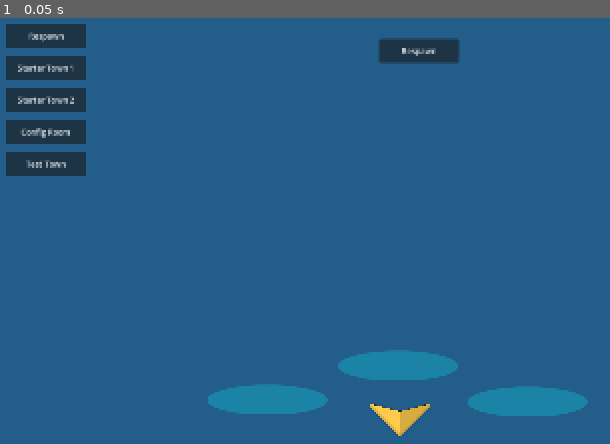
Above: before the commit, frame 1.
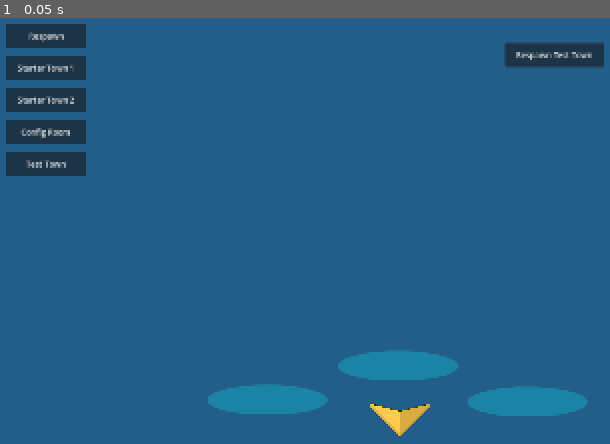
Above: after the commit, the same moment.

Repository: uplord/game-uplord
Game: Godot game, scene res://Stages/TestTown/Scenes/Scene1.tscn
Two runs of this game, one before a commit and one after it. Both use one fixed random seed, a clock stepped at 60 frames per second and the inputs below. This scene is started directly instead of the project's main scene.
Inputs:
- Up to frame 1 (0.05 s): no input

The runs differ from the first frame. In frame 1, 1.8% of the frame differs, in the area x 61-100%, y 4-12%.
Error in both runs: Invalid call. Nonexistent function 'setup' in base 'Nil'. (res://Utilities/Game/GameManager/GameManager.gd:9)

Commit message:
feat: stage instances

Diff:
--- a/Entities/Player/Player.gd
+++ b/Entities/Player/Player.gd
@@ -33,6 +33,9 @@
 
 
 func _physics_process(_delta):
+	if not ServerManager.is_ready():
+		return
+
 	if not movement_enabled:
 		velocity = Vector2.ZERO
 		return
@@ -52,6 +55,7 @@
 			"direction": body.scale.x,
 			"stage": SceneManager.current_stage,
 			"scene": SceneManager.current_scene,
+			"instance": SceneManager.current_instance,
 		})
 	else:
 		velocity = Vector2.ZERO
--- a/Stages/BaseStage.gd
+++ b/Stages/BaseStage.gd
@@ -7,7 +7,7 @@
 @export var player_scale := 1.0
 @export var allow_player_movement := true
 @export var player_max := 2
-@export var hide_remove_players := false
+@export var hide_remote_players := false
 
 
 func set_player(p: Player) -> void:
--- a/Stages/ConfigRoom/Scenes/Scene1.tscn
+++ b/Stages/ConfigRoom/Scenes/Scene1.tscn
@@ -9,6 +9,7 @@
 script = ExtResource("1_wwv42")
 player_scale = 1.6
 allow_player_movement = false
+hide_remote_players = true
 
 [node name="Background" type="Sprite2D" parent="." unique_id=333577954]
 texture = ExtResource("2_epy44")
--- a/Stages/TestTown/Scenes/Scene1.tscn
+++ b/Stages/TestTown/Scenes/Scene1.tscn
@@ -4,13 +4,7 @@
 [ext_resource type="Texture2D" uid="uid://coqsknhmn6mhb" path="res://Stages/TestTown/Art/scene-1.png" id="1_o1isr"]
 [ext_resource type="PackedScene" uid="uid://wpsjxeghnhop" path="res://Entities/Teleports/SpawnPoint/SpawnPoint.tscn" id="2_npn0u"]
 [ext_resource type="PackedScene" uid="uid://cqwg4n44fyn5t" path="res://Entities/Teleports/Teleport/Teleport.tscn" id="3_jus1r"]
-
-[sub_resource type="GDScript" id="GDScript_o1isr"]
-script/source = "extends Button
-
-func _pressed():
-	SceneManager.respawn_player()
-"
+[ext_resource type="Script" uid="uid://dtvs8c0g73ekt" path="res://Entities/Teleports/Button/Button.gd" id="5_npn0u"]
 
 [node name="Scene1" type="Node2D" unique_id=321670176]
 script = ExtResource("1_npn0u")
@@ -40,11 +34,15 @@
 [node name="SpawnPoint3" parent="SpawnPoints" unique_id=1757801471 instance=ExtResource("2_npn0u")]
 position = Vector2(1059, 772)
 
-[node name="Button2" type="Button" parent="." unique_id=396676937]
-custom_minimum_size = Vector2(160, 48)
-offset_left = 762.0
-offset_top = 46.0
-offset_right = 922.0
-offset_bottom = 94.0
-text = "Respawn"
-script = SubResource("GDScript_o1isr")
+[node name="Teleport4" type="Button" parent="." unique_id=680092631]
+z_index = 900
+custom_minimum_size = Vector2(120, 48)
+offset_left = 1014.0
+offset_top = 54.0
+offset_right = 1212.0
+offset_bottom = 102.0
+text = "Respawn Test Town"
+script = ExtResource("5_npn0u")
+target_stage = "TestTown"
+target_scene = "Scene1"
+target_teleport = ""
--- a/Utilities/Game/ServerManager/ServerManager.gd
+++ b/Utilities/Game/ServerManager/ServerManager.gd
@@ -23,6 +23,12 @@
 # format:
 # {
 #   "stage::scene": { client_id: spawn_index }
+# }
+
+const MAX_PLAYERS_PER_INSTANCE := 2
+var instance_population := {}
+# {
+#   "stage::instance": [client_ids]
 # }
 
 var spawn_points_cache: Dictionary = {}
@@ -156,12 +162,37 @@
 # ==================================================
 # INSTANCE HELPERS
 # ==================================================
-func _get_instance_key(stage: String, scene: String) -> String:
-	return stage + "::" + scene
+func _get_instance_key(stage: String, instance: int) -> String:
+	return "%s::%d" % [stage, instance]
+
+func find_available_instance(stage: String) -> int:
+	var instance := 1
+
+	while true:
+		var key = _get_instance_key(stage, instance)
+
+		if not instance_population.has(key):
+			instance_population[key] = []
+			return instance
+
+		if instance_population[key].size() < MAX_PLAYERS_PER_INSTANCE:
+			return instance
+
+		instance += 1
+
+	return 1
+
+func _remove_from_instance(client_id: int):
+	for key in instance_population.keys():
+		if instance_population[key].has(client_id):
+			instance_population[key].erase(client_id)
+
+			if instance_population[key].is_empty():
+				instance_population.erase(key)
 
 
 func get_spawn_points(stage: String, scene: String) -> Array:
-	var key = _get_instance_key(stage, scene)
+	var key = "%s::%s" % [stage, scene] # cache should NOT use instance
 
 	if not spawn_points_cache.has(key):
 		spawn_points_cache[key] = SceneManager.get_spawn_points_for_room(stage, scene)
@@ -177,12 +208,14 @@
 			if used_spawn_ids[key].is_empty():
 				used_spawn_ids.erase(key)
 
+func is_new_stage(client_id: int, stage: String) -> bool:
+	return not remote_players.has(client_id) or remote_players[client_id]["stage"] != stage
 
 # ==================================================
 # SPAWN SYSTEM
 # ==================================================
-func get_spawn_position(client_id: int, stage: String, scene: String) -> Vector2:
-	var key = _get_instance_key(stage, scene)
+func get_spawn_position(client_id: int, stage: String, scene: String, instance: int) -> Vector2:
+	var key = _get_instance_key(stage, instance)
 
 	if not used_spawn_ids.has(key):
 		used_spawn_ids[key] = {}
@@ -236,22 +269,36 @@
 
 		"c_spawn_player":
 			_free_spawn(client_id)
+			_remove_from_instance(client_id)
 
 			var stage = SceneManager.current_stage
 			var scene = SceneManager.current_scene
 
-			var spawn_position = get_spawn_position(client_id, stage, scene)
+			# ALWAYS assign instance based on STAGE ONLY
+			var instance = find_available_instance(stage)
+			var key = _get_instance_key(stage, instance)
+
+			if not instance_population.has(key):
+				instance_population[key] = []
+
+			instance_population[key].append(client_id)
+
+			print("STAGE: ", stage, "-", instance, " : SCENE: ", scene)
+
+			var spawn_position = get_spawn_position(client_id, stage, scene, instance)
 
 			remote_players[client_id] = {
 				"position": spawn_position,
 				"direction": SceneManager.player.get_direction(),
 				"stage": stage,
 				"scene": scene,
+				"instance": instance,
 			}
 
 			send_to_client(client_id, {
 				"type": "s_spawn_player",
 				"spawn_position": spawn_position,
+				"instance": instance,
 			})
 
 
@@ -262,8 +309,9 @@
 			var data_ref = remote_players[client_id]
 			var stage = data_ref.stage
 			var scene = data_ref.scene
-
-			var key = _get_instance_key(stage, scene)
+			var instance = data_ref.instance
+
+			var key = _get_instance_key(stage, instance)
 
 			if not used_spawn_ids.has(key):
 				return
@@ -282,7 +330,26 @@
 			var target_stage = data.stage if data.stage != "" else SceneManager.current_stage
 			var target_scene = data.scene if data.scene != "" else SceneManager.current_scene
 
+			var is_stage_change = remote_players.has(client_id) and remote_players[client_id]["stage"] != target_stage
+
 			_free_spawn(client_id)
+			_remove_from_instance(client_id)
+
+			# 🔥 NEW RULE: stage change = new instance
+			var instance: int
+
+			if is_new_stage(client_id, target_stage):
+				instance = find_available_instance(target_stage)
+			else:
+				instance = remote_players[client_id]["instance"]
+
+			var key = _get_instance_key(target_stage, instance)
+			if not instance_population.has(key):
+				instance_population[key] = []
+
+			instance_population[key].append(client_id)
+
+			print("STAGE: ", target_stage, "-", instance, " : SCENE: ", target_scene)
 
 			var position = SceneManager.resolve_teleport_position(
 				target_stage,
@@ -291,13 +358,14 @@
 			)
 
 			if position == Vector2.ZERO:
-				position = get_spawn_position(client_id, target_stage, target_scene)
+				position = get_spawn_position(client_id, target_stage, target_scene, instance)
 
 			remote_players[client_id] = {
 				"position": position,
 				"direction": data.direction,
 				"stage": target_stage,
 				"scene": target_scene,
+				"instance": instance,
 			}
 
 			send_to_client(client_id, {
@@ -306,6 +374,7 @@
 				"direction": data.direction,
 				"stage": target_stage,
 				"scene": target_scene,
+				"instance": instance,
 			})
 
 
@@ -319,13 +388,16 @@
 		if connected_clients[client_id] > HEARTBEAT_TIMEOUT:
 			handle_disconnect(client_id, "timeout")
 
+func _full_cleanup_client(client_id: int):
+	_free_spawn(client_id)
+	_remove_from_instance(client_id)
+	remote_players.erase(client_id)
+	connected_clients.erase(client_id)
 
 func handle_disconnect(client_id: int, reason: String) -> void:
 	print("Disconnect: ", client_id, " - ", reason)
 
-	_free_spawn(client_id)
-	remote_players.erase(client_id)
-	connected_clients.erase(client_id)
+	_full_cleanup_client(client_id)
 
 
 func handle_server_disconnect():
@@ -365,6 +437,7 @@
 			print("Removed:", data.id)
 
 		"s_spawn_player":
+			SceneManager.current_instance = data.instance
 			SceneManager.player.reset_teleport_state()
 			SceneManager.player.visible = true
 			SceneManager.player.respawn(data.spawn_position)
@@ -384,5 +457,6 @@
 				data.stage,
 				data.scene,
 				data.position,
-				data.direction
+				data.direction,
+				data.instance
 			)
--- a/Utilities/World/SceneManager/SceneManager.gd
+++ b/Utilities/World/SceneManager/SceneManager.gd
@@ -2,6 +2,7 @@
 
 @export var current_stage: String = "StarterTown"
 @export var current_scene: String = "Scene1"
+@export var current_instance: int = 1
 
 @export var default_stage: String = "StarterTown"
 @export var default_scene: String = "Scene1"
@@ -116,18 +117,19 @@
 
 		load_stage(Vector2.INF)
 
-
-func apply_teleport(stage: String, scene: String, position: Vector2, exit_direction: Vector2):
+func apply_teleport(stage: String, scene: String, position: Vector2, exit_direction: Vector2, instance := 1):
 	if player == null:
 		return
 
-	var stage_changed := stage != current_stage or scene != current_scene
+	var stage_changed := stage != current_stage
+	var scene_changed := scene != current_scene
 
 	current_stage = stage
 	current_scene = scene
-
-	# MOVE + LOAD
-	if stage_changed:
+	current_instance = instance
+
+	# 🔥 IMPORTANT: reload if EITHER changes
+	if stage_changed or scene_changed:
 		load_stage(position)
 	else:
 		player.global_position = position
